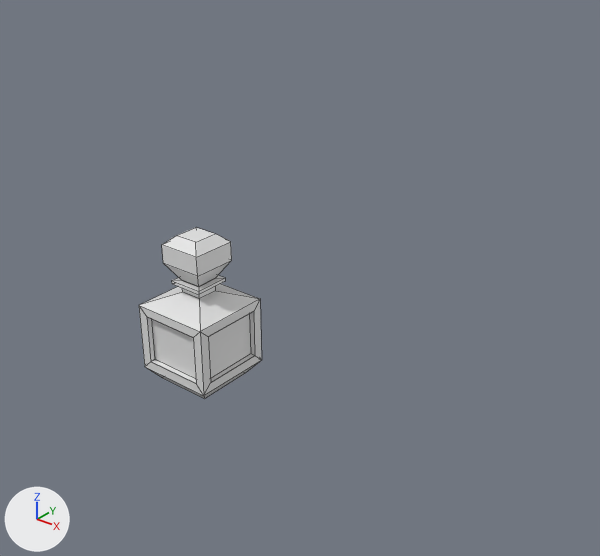
Renders of the Blender file pocion.blend from each side of a commit.
Rendered twice from a camera (50 mm lens) standing at (11.6, -11.06, 10.24) and looking at (0.01, 3.43, 1.26). Every picture has the same lights, and +X, +Y and +Z are marked at lower left. Mesh edges are drawn as thin lines.
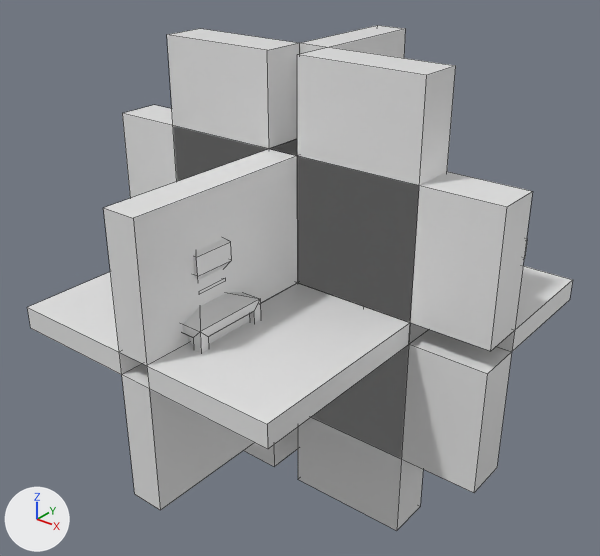
Commit message: Ahora se pone brigido de verdad
xd

Location of each change, (x1, y1, x2, y2) in pixels of the pictures (600 x 556 px):
'Cube', reshaped (341% wider, 195% taller)
    before: (139, 228, 262, 399)
    after: (27, 25, 573, 531)
part 1 of me_cube, built on
    after: (27, 25, 573, 531)

The change, as a list of edits to the scene's bpy script:
```text
Change me_cube:
    used by ob_cube; location = (0.0, 0.0, 0.0)
    remove me_cube.from_pydata(...)  # 100 vertices, 98 faces; spans x -0.92..0.92, y -0.92..0.92, z 0.13..3.54
    add me_cube.from_pydata(...)  # 232 vertices, 230 faces; spans x -5.47..5.47, y -1.94..8.72, z -4.41..6.82
    me_cube part 1
    1 face is deleted
    64 vertices are added at x -5.47..5.47, y 0.79..7.09, z -4.41..6.82
    36 new vertices lie (0.0, 1.12, 0.0) away from vertices in x -5.47..5.47, y 2.83, z -4.41..6.82
    16 new vertices lie (0.0, 5.89, 0.0) away from vertices in x -3.56..3.56, y 2.83, z -2.2..4.62
    16 new vertices lie (0.0, -5.89, 0.0) away from vertices in x -3.56..3.56, y 3.95, z -2.2..4.62
    133 new faces join them
```
